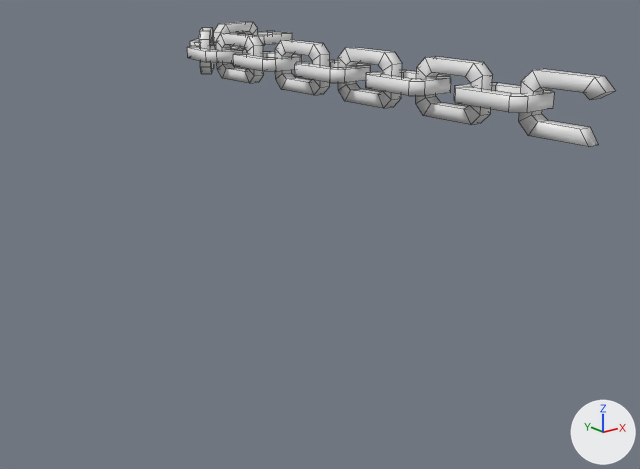
Two versions of the FBX model Assets/3D Assets/Characters/BOSS_Cadena_Frontal_R.fbx, one commit apart.
Both versions are drawn from a 50 mm lens placed at (-1.89, -2.22, 1.04), pointed at (-0.6, -0.61, 0.4). Arrows for +X, +Y and +Z are at lower right; the lights stay in place. Mesh edges are drawn as thin lines.

Script lines for the objects in view, before the commit:
```python
me_cube_107 = bpy.data.meshes.new('Cube.107')
me_cube_107.from_pydata(...)  # 444 vertices, 442 faces; spans x -0.6..-0.04, y -1.33..0.34, z 0.72..0.84
me_cube_107.materials.append(mat_boss_mat)  # white #e7e7e7
ob_boss_cadena_frontal_r = bpy.data.objects.new('Boss_Cadena_frontal_R', me_cube_107)
ob_boss_cadena_frontal_r.location = (0.0, 0.0, 0.0)
```
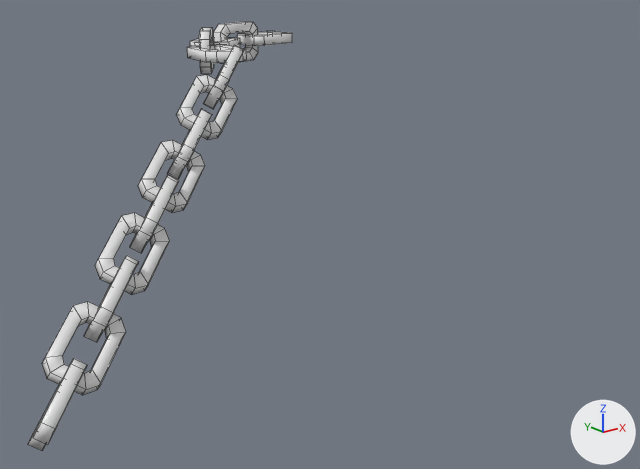
Changed parts and their boxes (x1, y1, x2, y2) in the pictures (640 x 469 px; the box of a moved part takes in the faces that stretch with it):
'Boss_Cadena_frontal_R', reshaped (38% narrower, 240% taller)
    before: (187, 22, 616, 147)
    after: (28, 22, 292, 450)
part 1 of me_cube_107, moved or reshaped
    before: (275, 40, 330, 95)
    after: (168, 109, 212, 179)
part 2 of me_cube_107, moved or reshaped
    before: (233, 52, 302, 72)
    after: (176, 75, 237, 140)
part 3 of me_cube_107, moved or reshaped
    before: (216, 33, 264, 83)
    after: (204, 45, 244, 109)
part 4 of me_cube_107, moved or reshaped
    before: (519, 69, 616, 147)
    after: (28, 358, 87, 450)
part 5 of me_cube_107, moved or reshaped
    before: (454, 83, 554, 113)
    after: (42, 302, 126, 395)
part 6 of me_cube_107, moved or reshaped
    before: (416, 57, 493, 125)
    after: (84, 255, 139, 342)
part 7 of me_cube_107, moved or reshaped
    before: (366, 70, 451, 96)
    after: (95, 213, 170, 295)
part 8 of me_cube_107, moved or reshaped
    before: (338, 47, 402, 109)
    after: (130, 175, 179, 253)
part 9 of me_cube_107, moved or reshaped
    before: (295, 60, 371, 83)
    after: (138, 140, 205, 213)

The change, as a list of edits to the scene's bpy script:
```text
Change me_cube_107:
    where me_cube_107.from_pydata(...)  # 444 vertices, 442 faces; spans x -0.6..-0.04, y -1.33..0.34, z 0.72..0.84
    used by ob_boss_cadena_frontal_r; location = (0.0, 0.0, 0.0)
    me_cube_107 part 1: the loose piece of 32 vertices spanning x -0.54..-0.51, y -0.54..-0.35, z 0.72..0.84 is multiplied about its middle by the matrix ((0.707, 0.707, 0.0), (-0.5, 0.5, -0.707), (-0.5, 0.5, 0.707)), then moved by (-0.23, 0.17, -0.19)
    me_cube_107 part 2: the loose piece of 32 vertices spanning x -0.59..-0.47, y -0.39..-0.21, z 0.77..0.8 is multiplied about its middle by the matrix ((0.707, 0.707, 0.0), (-0.5, 0.5, -0.707), (-0.5, 0.5, 0.707)), then moved by (-0.12, 0.1, -0.12)
    me_cube_107 part 3: the loose piece of 32 vertices spanning x -0.54..-0.51, y -0.26..-0.08, z 0.72..0.84 is multiplied about its middle by the matrix ((0.707, 0.707, 0.0), (-0.5, 0.5, -0.707), (-0.5, 0.5, 0.707)), then moved by (-0.03, 0.03, -0.05)
    me_cube_107 part 4: the loose piece of 28 vertices spanning x -0.54..-0.51, y -1.33..-1.14, z 0.72..0.84 is multiplied about its middle by the matrix ((0.707, 0.707, 0.0), (-0.5, 0.5, -0.707), (-0.5, 0.5, 0.707)), then moved by (-0.79, 0.57, -0.59)
    me_cube_107 part 5: the loose piece of 32 vertices spanning x -0.59..-0.47, y -1.18..-1.0, z 0.77..0.8 is multiplied about its middle by the matrix ((0.707, 0.707, 0.0), (-0.5, 0.5, -0.707), (-0.5, 0.5, 0.707)), then moved by (-0.68, 0.5, -0.51)
    me_cube_107 part 6: the loose piece of 32 vertices spanning x -0.54..-0.51, y -1.05..-0.86, z 0.72..0.84 is multiplied about its middle by the matrix ((0.707, 0.707, 0.0), (-0.5, 0.5, -0.707), (-0.5, 0.5, 0.707)), then moved by (-0.59, 0.43, -0.45)
    me_cube_107 part 7: the loose piece of 32 vertices spanning x -0.59..-0.47, y -0.92..-0.73, z 0.77..0.8 is multiplied about its middle by the matrix ((0.707, 0.707, 0.0), (-0.5, 0.5, -0.707), (-0.5, 0.5, 0.707)), then moved by (-0.5, 0.36, -0.38)
    me_cube_107 part 8: the loose piece of 32 vertices spanning x -0.54..-0.51, y -0.79..-0.6, z 0.72..0.84 is multiplied about its middle by the matrix ((0.707, 0.707, 0.0), (-0.5, 0.5, -0.707), (-0.5, 0.5, 0.707)), then moved by (-0.4, 0.3, -0.32)
    me_cube_107 part 9: the loose piece of 32 vertices spanning x -0.59..-0.47, y -0.66..-0.48, z 0.77..0.8 is multiplied about its middle by the matrix ((0.707, 0.707, 0.0), (-0.5, 0.5, -0.707), (-0.5, 0.5, 0.707)), then moved by (-0.31, 0.24, -0.25)
```
